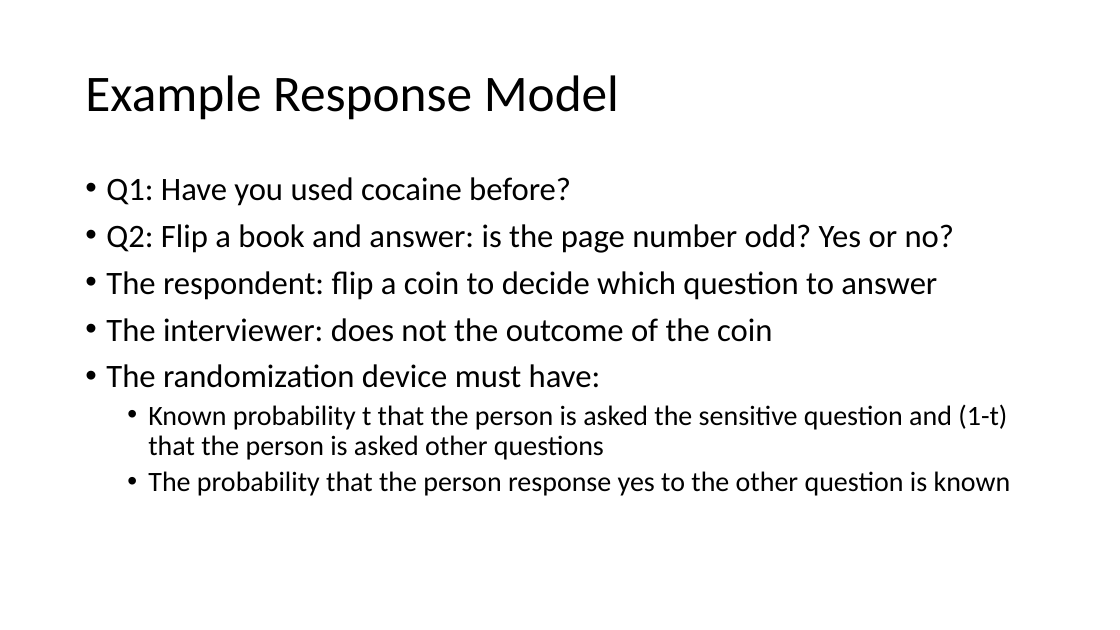
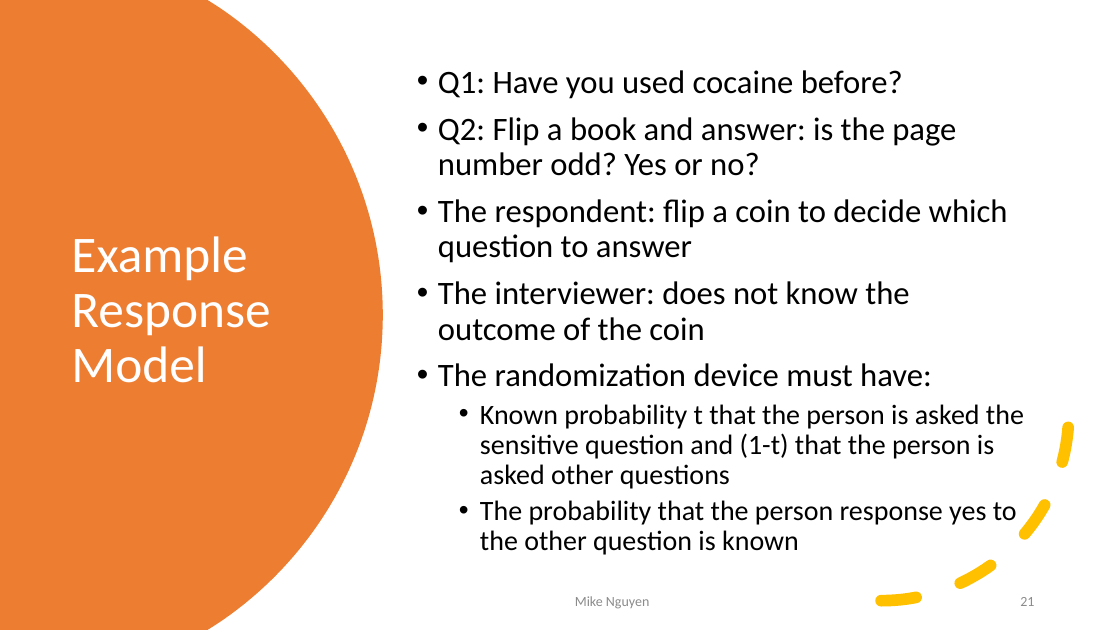
Before and after one commit to mikenguyen13/mar4050, a slide deck: slide 21 of lectures/6/1_Designing the Data Collection Form for Communication Data.pptx (slide 8 before the commit). Drawn at 1120x630 pixels with LibreOffice and Linux fonts; fonts in the diff are those of the drawing. Boxes give left, top, right and bottom in pixels: in the first picture for what was removed or moved away, otherwise in the second. Text is boxed around its words. In the diff, an @@ line names an element or a change of style, - is before the commit and + after.

```diff
--- a/lectures/6/1_Designing the Data Collection Form for Communication Data.pptx
+++ b/lectures/6/1_Designing the Data Collection Form for Communication Data.pptx
@@ freeform shape added at [0,0,383,630], fill #ED7D31 @@
@@ text "Q1: Have you used cocaine ...": place and size @@
-text "Q1: Have you used cocaine ..." at [106,177,1011,496]
+text "Q1: Have you used cocaine ..." at [438,70,1024,555]
@@ text "Q1: Have you used cocaine ..." at [438,70,1024,555]: vertical alignment top to middle @@
@@ title "Example Response Model": place and size @@
-title "Example Response Model" at [85,75,619,120]
+title "Example Response Model" at [71,236,270,383]
@@ title "Example Response Model" at [71,236,270,383]: text colour #000000 to #FFFFFF @@
@@ arc (boxed as its full ellipse) added at [694,226,1070,602], outline #FFC000 10 pt dashed @@
@@ text at [438,281,909,341]: text changed @@
-• The interviewer: does not the outcome of the coin
+• The interviewer: does not know the outcome of the coin
@@ text added at [575,596,649,609], 12 pt, text #8C8C8C @@
+Mike Nguyen
@@ page number added at [1020,597,1034,606], 12 pt, text #8C8C8C @@
+21
```
Also in this commit, not shown: 32 other slides changed, 16 slides added, 2 slides removed, 7 other files.
